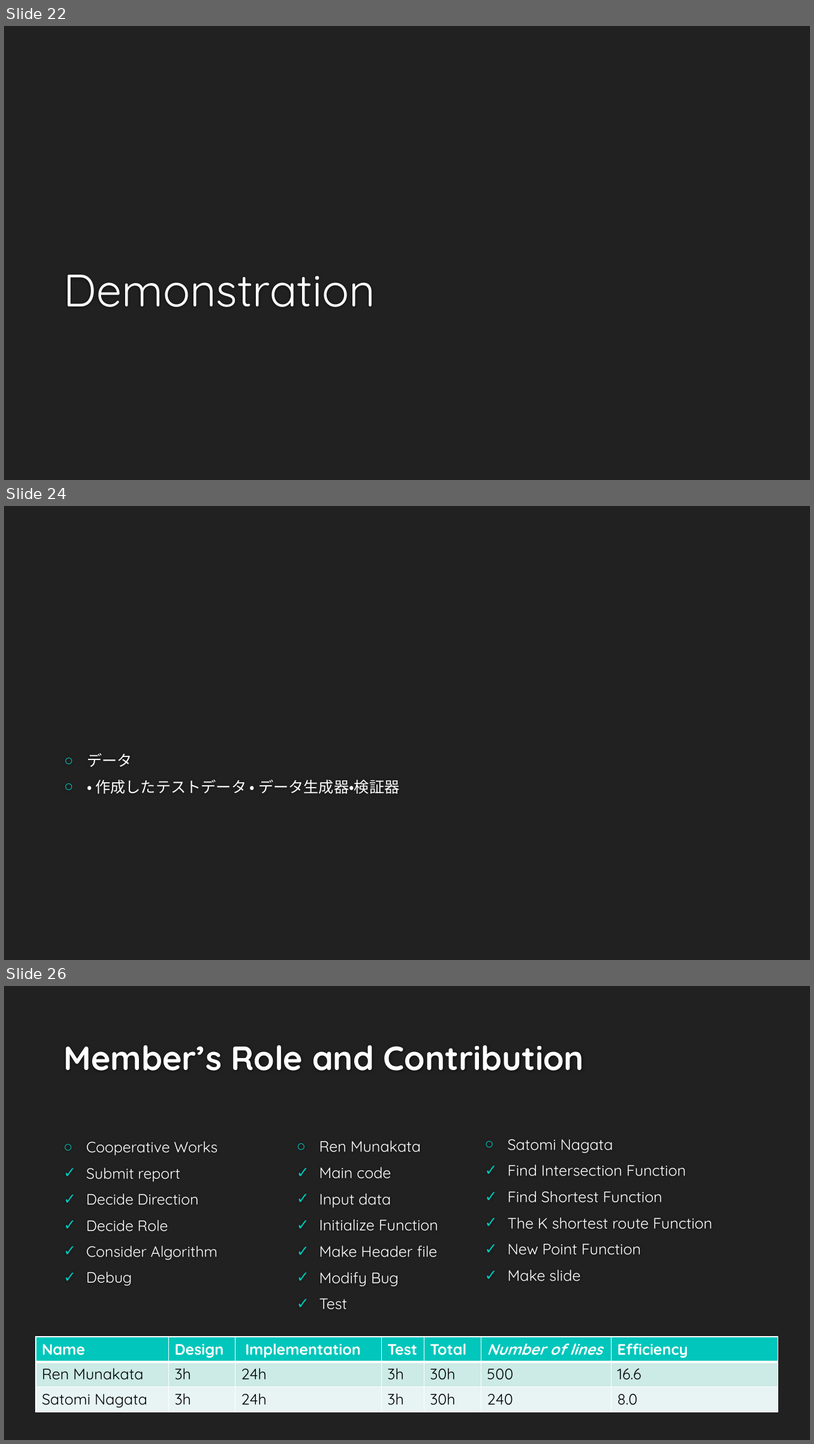
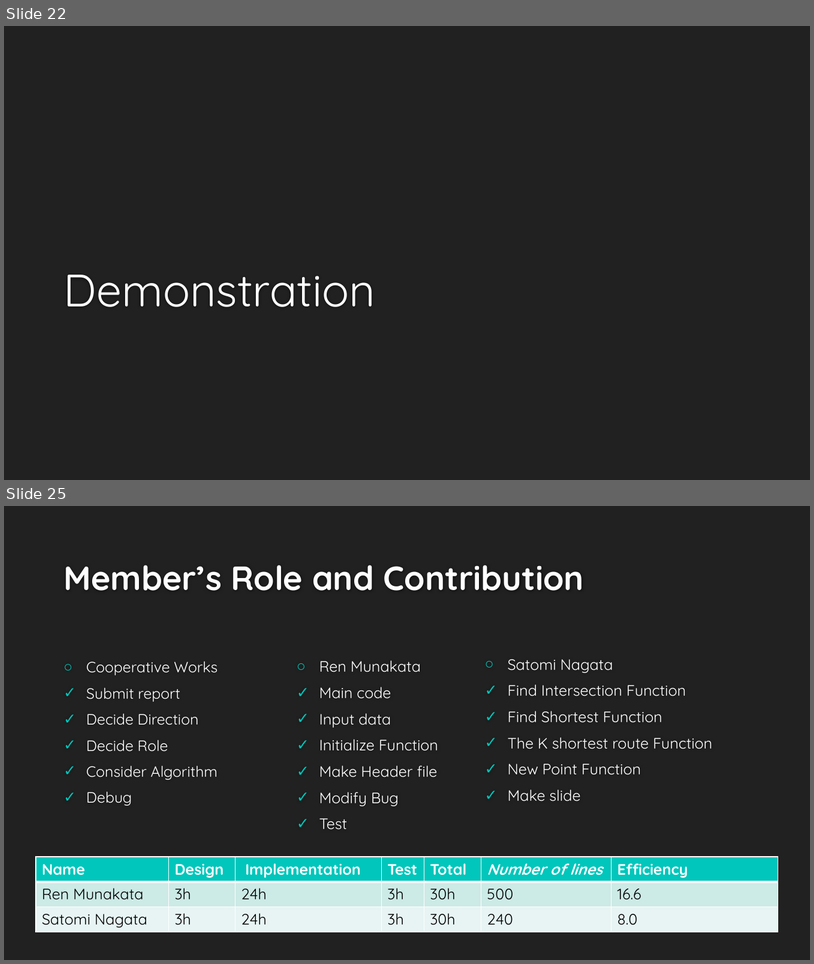
Before and after one commit to ie03-aizu-2019/ie03project-team_linearsystem, a slide deck: ソフトウェア総合演習final.pptx. Shown one above the other, each under a label of ours: slides 22, 24 and 26 before the commit, slides 22 and 25 after it; the slides between them are not shown. The pictures are 814x1444 and 814x964 pixels, drawn with LibreOffice and Linux fonts; fonts in the diff are those of the drawing; background and template pictures are left out. Boxes give left, top, right and bottom in pixels: in the first picture for what was removed or moved away, otherwise in the second. Text is boxed around its words. In the diff, an @@ line names an element or a change of style, - is before the commit and + after.

```diff
--- a/ソフトウェア総合演習final.pptx
+++ b/ソフトウェア総合演習final.pptx
@@ slide 24 removed at [4, 506, 810, 960], background #212121 @@
@@ text removed at [87, 753, 399, 793] @@
-○ データ
-○ • 作成したテストデータ • データ生成器・検証器
@@ what was slide 26 is now slide 25 @@
```
Also in this commit, not shown: 2 slides changed, 2 slides added, 2 other slides removed.
